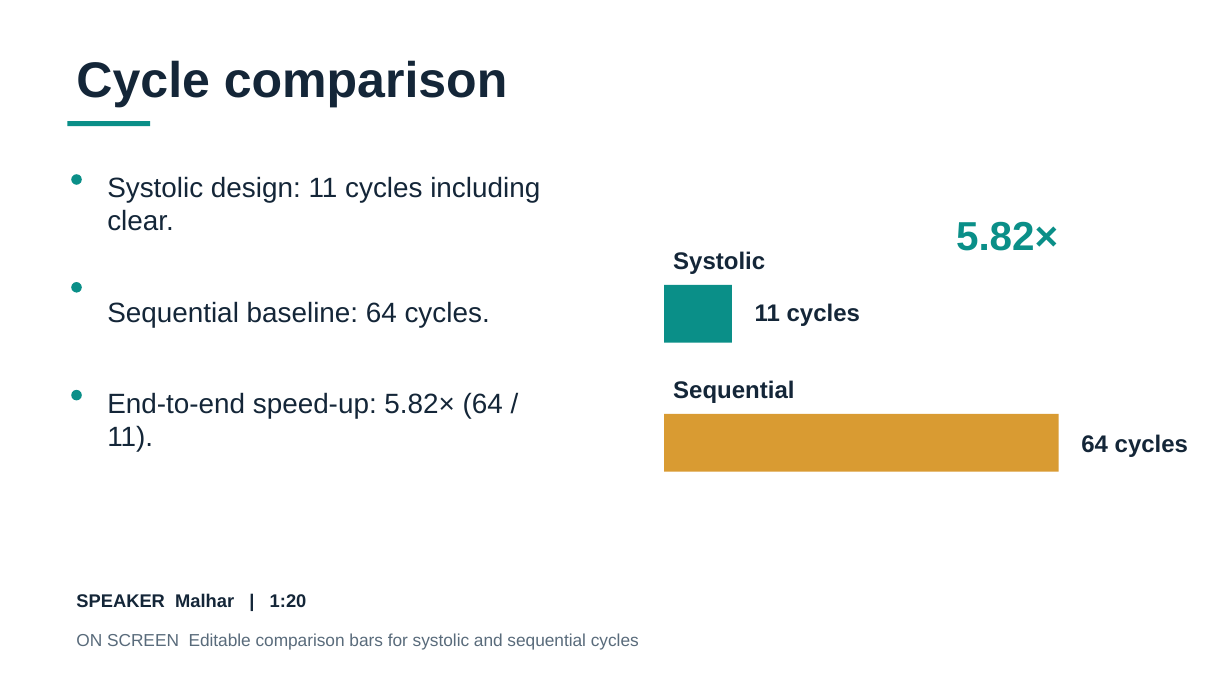
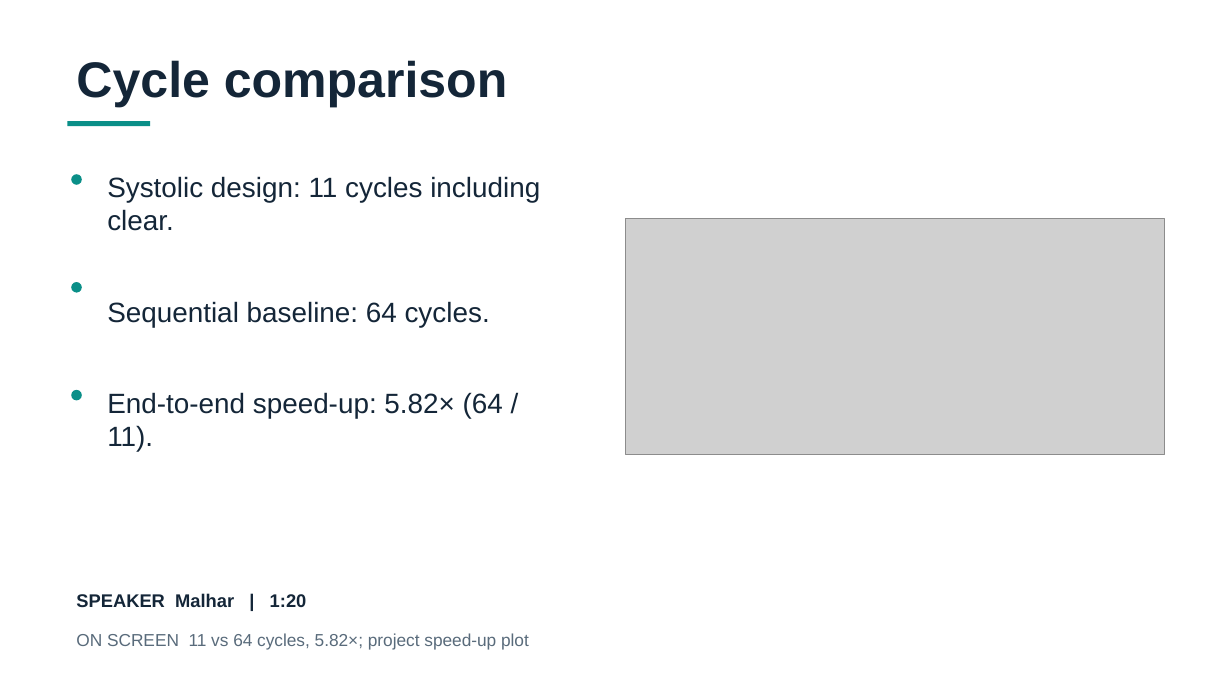
Before and after one commit to ParrvLuthra22/Systolic-Array-Matrix-Multiplication-Accelerator, a slide deck: slide 7 of docs/demo/systolic_array_demo.pptx. Drawn at 1232x693 pixels with LibreOffice and Linux fonts; fonts in the diff are those of the drawing; grey boxes stand for pictures. Boxes give left, top, right and bottom in pixels: in the first picture for what was removed or moved away, otherwise in the second. Text is boxed around its words. In the diff, an @@ line names an element or a change of style, - is before the commit and + after.

```diff
--- a/docs/demo/systolic_array_demo.pptx
+++ b/docs/demo/systolic_array_demo.pptx
@@ picture added at [626, 219, 1165, 455] @@
@@ text removed at [673, 251, 765, 274] @@
-Systolic
@@ rectangle removed at [665, 285, 732, 342] @@
@@ text removed at [755, 303, 860, 326] @@
-11 cycles
@@ text removed at [673, 380, 794, 403] @@
-Sequential
@@ rectangle removed at [665, 414, 1059, 471] @@
@@ text removed at [1081, 434, 1188, 457] @@
-64 cycles
@@ text at [76, 633, 529, 650]: text changed @@
-ON SCREEN Editable comparison bars for systolic and sequential cycles
+ON SCREEN 11 vs 64 cycles, 5.82×; project speed-up plot
```
Also in this commit, not shown: 2 other slides changed, 1 slide added, 1 slide removed, 2 other files.
